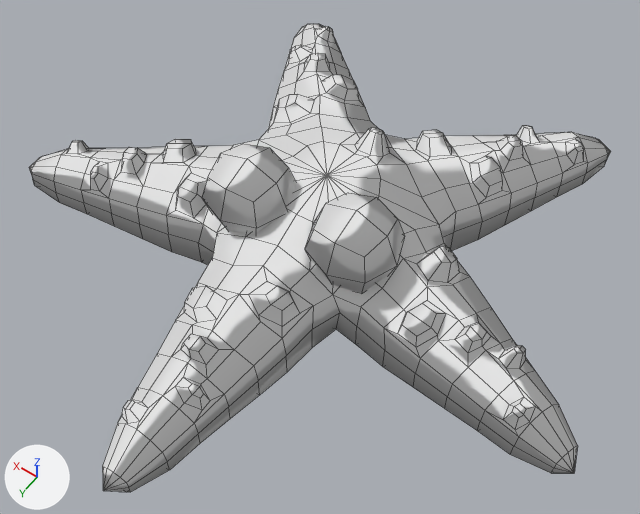
The Blender file Sources/SeaStar.blend: old version first, new version second.
Both versions are drawn from a camera (50 mm lens) standing at (-1.98, 2.84, 4.15) and looking at (-0.14, 0.26, 0.1). The axes (+X, +Y, +Z) are drawn at lower left. The lights are the same throughout. Mesh edges are drawn as thin lines.

The first picture shows 'SeaStar'.
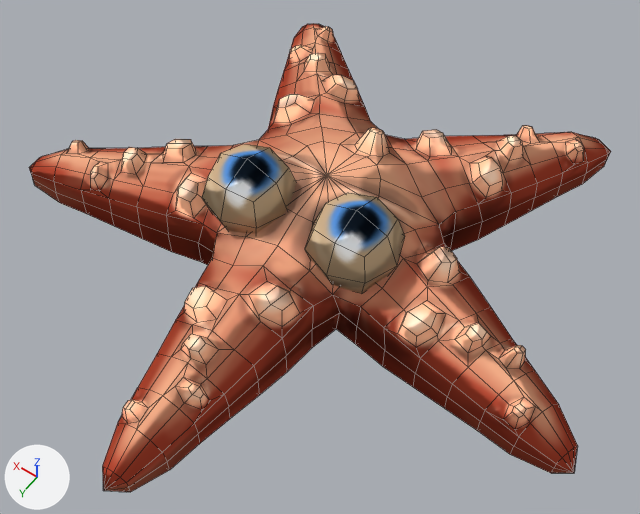
What changed in the scene script:
```text
Add img_seastartex:
    img_seastartex = load_image('SeaStarTex', 'SeaStarTex.png', 256, 256, 'sRGB')
Change mat_seastar:
    where n1 = _N.new('ShaderNodeBsdfToon'); n1.name = 'Toon BSDF'
    remove n1.inputs[0].default_value = (0.5, 0.5, 0.5, 1.0)  # 'Color', grey #bcbcbc
    add n2 = _N.new('ShaderNodeTexImage'); n2.name = 'Image Texture.001'
    add n2.image = img_seastartex
    add _L.new(n2.outputs[0], n1.inputs[0])  # 'Color' to 'Color'
```

Changed parts and their boxes [x1, y1, x2, y2] in the pictures (640 x 514 px):
'SeaStar', surface changed (white to beige): [29, 24, 611, 492] in both
